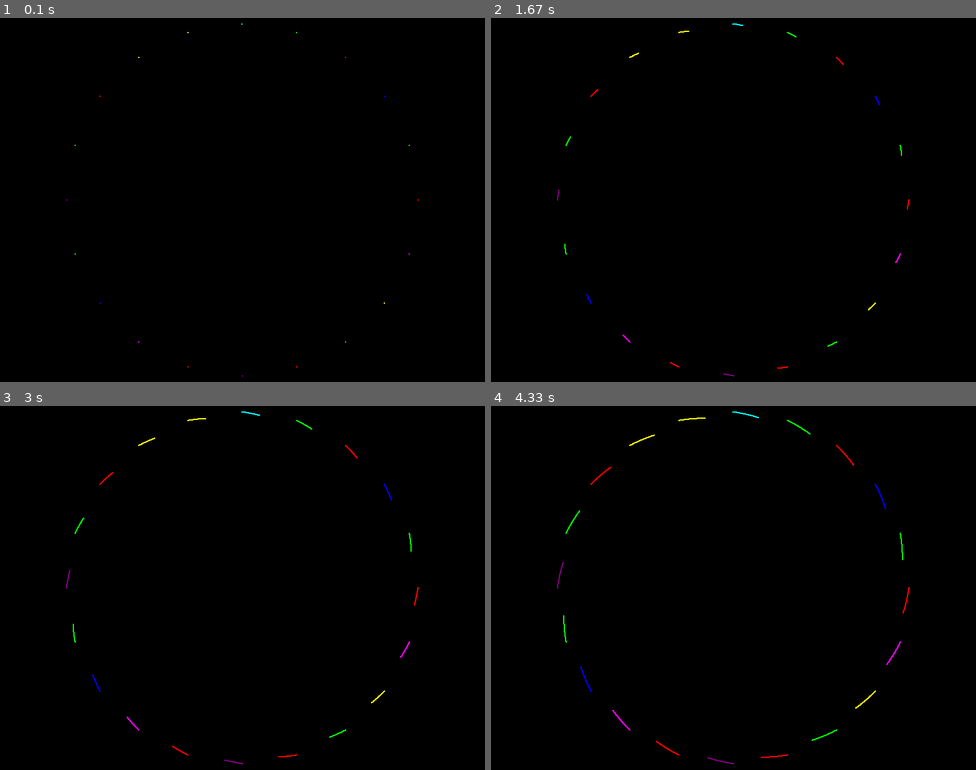
Above: before the commit, frames 1-4 (two rows, left to right).
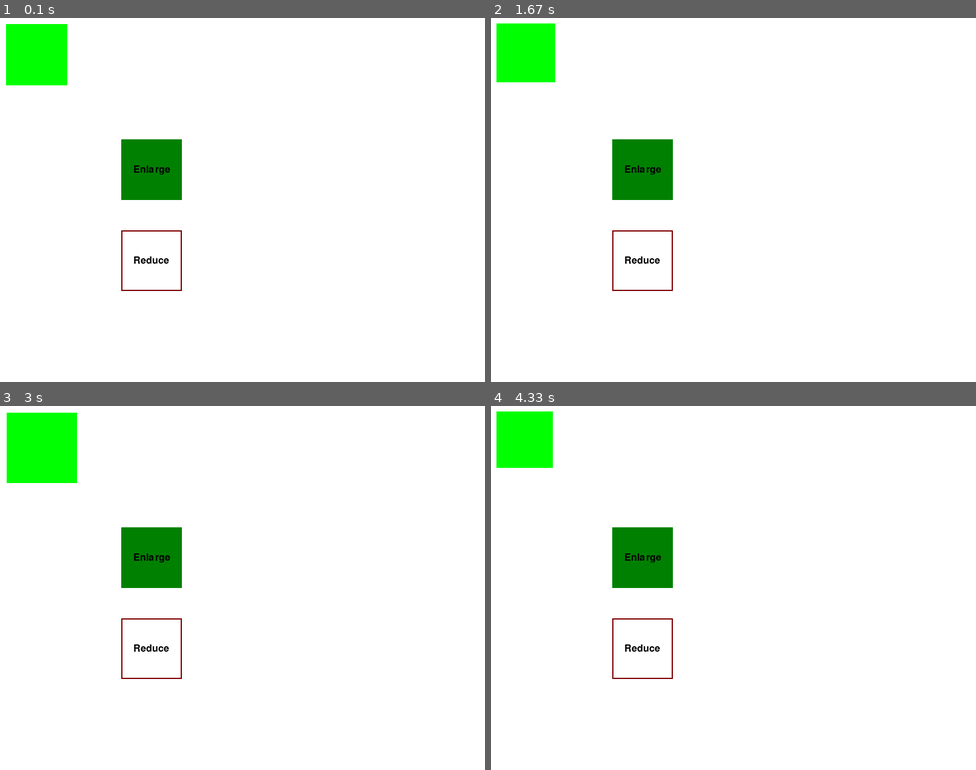
Above: after the commit, the same moments.

Repository: ZhekichCherep/mouse-s_project
Game: pygame game, started from main.py
The game is run twice, just before and just after one commit, with the same random seed, the same clock (stepped at 60 frames per second) and the same inputs.
Inputs (mouse positions are in pixels of both pictures, inside the frame that each line leads up to):
- Up to frame 1 (0.1 s): no input
- Up to frame 2 (1.67 s): click (641, 261) at 0.38 s, where only the run after the commit has a clickable "Reduce"; click (641, 170) at 0.72 s, where only the run after the commit has a clickable "Enlarge"
- Up to frame 3 (3 s): click (150, 558) at 2.15 s, where only the run after the commit has a clickable "Enlarge"
- Up to frame 4 (4.33 s): click (641, 649) at 3.58 s, where only the run after the commit has a clickable "Reduce"

The runs differ from the first frame. In frame 1, 100% of the frame differs, in the area x 0-100%, y 0-100%; in frame 2, 100%; in frame 3, 100%; in frame 4, 100%.

Commit message:
scaled matrix

Diff:
--- /dev/null
+++ b/linalg/matrix.py
@@ -0,0 +1,40 @@
+from linalg.vector import Vector2
+import numpy as np
+from typing import Iterable, Self
+
+class Matrix2D:
+    def __init__(self, vector1: Vector2 = None, vector2: Vector2 = None, data:Iterable=None) -> None: # так в python можно типизовать перменные и функции
+        if data is not None:
+            self.data = np.array(data)
+        else:
+            self.data = np.array([[vector1.x, vector2.x], [vector1.y, vector2.y]])
+
+         # тебе надо релизовать через чтение data. Посмотреть что такое Iterable, и как задаются списки в numpy
+
+
+    def __str__(self) -> str:
+        res = ''
+        for i in range(len(self.data)):
+            for j in range(len(self.data[0])):
+                res += self.data[i][j] + " "
+            res += '\n'
+
+        return res
+
+    def __matmul__(self, other) -> Self:
+        if isinstance(other, Matrix2D):
+            return Matrix2D(data=self.data @ other.data)
+        elif isinstance(other, Vector2):
+            x = self.data[0][0] * other.x + self.data[0][1] * other.y
+            y = self.data[1][0] * other.x + self.data[1][1] * other.y
+            return Vector2(x, y)
+        else:
+            return None
+
+    @classmethod
+    def rotate_matrix(cls, alpha: float) -> Self:
+        return Matrix2D(data=[[np.cos(alpha), -np.sin(alpha)], [np.sin(alpha), np.cos(alpha)]])
+
+    @classmethod
+    def scale_matrix(cls, scale: float) -> Self:
+        return Matrix2D(data=[[scale, 0], [0, scale]])
--- a/linalg/vector.py
+++ b/linalg/vector.py
@@ -24,9 +24,14 @@
         l=(self.x **2 + self.y**2)**0.5
         return Vector2(self.x / l, self.y / l)
 
+    def get_coordinates(self):
+        return self.x, self.y
+
     def __str__(self):
         return f"[{self.x},{self.y}]"
 
 
+
+
 '''
 И добавить способ на экране менять скорость (как добавить поле для ввода на экран можно у нейронки спрашивать)'''
--- a/main.py
+++ b/main.py
@@ -1,44 +1,13 @@
-import pygame
-import sys
-from linalg.vector import Vector2
-from pygame_controller.init_pygame import init_pygame
-from animations.from_circle_to_center import CircleAnimations
-clock = pygame.time.Clock()
-speed = 10
-st = ''
+from play_controller import PlayController
 
-def is_number(s):
-    try:
-        float(s)
-        return True
-    except ValueError:
-        return False
 
 
 if __name__ == "__main__":
+    play_controller = PlayController()
+    play_controller.run()
 
 
-    screen = init_pygame()
-
-    circ = CircleAnimations(20, screen)
-
-    while True:
-
-        for event in pygame.event.get():
-            if event.type == pygame.QUIT:
-                pygame.quit()
-                sys.exit()
-
-            elif event.type == pygame.KEYDOWN:
-                if is_number(event.unicode):
-                    st+=event.unicode
-
-                    # print (f'скорость {int(event.unicode)}')
-                elif event.key == pygame.K_RETURN:
-                    print(st)
-                    speed = int(st)
-                    st = ''
-        circ.draw()
-        circ.step()
-        pygame.display.flip()
-        clock.tick(speed)
+# You should fix some bugs. The first is while my square is enlarging in reducing it is also moving, that is not expected behavior
+# The second square is boring. I want see any polygon maybe star or any you want.
+# The third I want to have opportunity rotate polygon also like scale using matrix multiplication
+# Good luck
--- /dev/null
+++ b/play_controller.py
@@ -0,0 +1,60 @@
+import pygame as pg
+
+from linalg.vector import Vector2
+from pygame_controller.init_pygame import init_pygame
+from linalg.matrix import Matrix2D
+from screen_objects.buttons import create_scale_button, create_descale_button
+
+
+class PlayController:
+    def __init__(self, n_points: int=10):
+        self.screen = init_pygame()
+        self.p1 = Vector2(10, 10)
+        self.p2 = Vector2(110, 10)
+        self.p3 = Vector2(110, 110)
+        self.p4 = Vector2(10, 110)
+        self.scale_button = create_scale_button()
+        self.descale_button = create_descale_button()
+        self.font = pg.font.Font(None, 24)
+        self.scale_text = self.font.render("Enlarge", True, (0, 0, 0))
+        self.descale_text = self.font.render("Reduce", True, (0, 0, 0))
+        self.scale_text_rect = self.scale_text.get_rect(center=self.scale_button.center)
+        self.descale_text_rect = self.scale_text.get_rect(center=self.descale_button.center)
+
+        self.draw()
+
+
+    def scale_polygon(self, s):
+        scale_matrix = Matrix2D.scale_matrix(s)
+        self.p1 = scale_matrix @ self.p1
+        self.p2 = scale_matrix @ self.p2
+        self.p3 = scale_matrix @ self.p3
+        self.p4 = scale_matrix @ self.p4
+
+    def draw(self):
+        pg.draw.polygon(self.screen, (0, 255, 0), (
+            self.p1.get_coordinates(), self.p2.get_coordinates(), self.p3.get_coordinates(), self.p4.get_coordinates()
+        ))
+
+    def run(self):
+        running = True
+        clock = pg.time.Clock()
+        while running:
+
+            for event in pg.event.get():
+                if event.type == pg.QUIT:
+                    running = False
+                elif event.type == pg.MOUSEBUTTONDOWN and event.button == 1:
+                    if self.scale_button.collidepoint(event.pos):
+                        self.scale_polygon(1.2)
+                    elif self.descale_button.collidepoint(event.pos):
+                        self.scale_polygon(0.8)
+
+            self.screen.fill((255, 255, 255))
+            pg.draw.rect(self.screen, (0, 128, 0), self.scale_button)
+            pg.draw.rect(self.screen, (128, 0, 0), self.descale_button, 2)
+            self.screen.blit(self.scale_text, self.scale_text_rect)
+            self.screen.blit(self.descale_text, self.descale_text_rect)
+            self.draw()
+            pg.display.flip()
+            clock.tick(60)
--- /dev/null
+++ b/screen_objects/buttons.py
@@ -0,0 +1,9 @@
+import pygame as pg
+
+def create_scale_button():
+    button = pg.Rect(200, 200, 100, 100)
+    return button
+
+def create_descale_button():
+    button = pg.Rect(200, 350, 100, 100)
+    return button
--- /dev/null
+++ b/utils.py
@@ -0,0 +1,6 @@
+def is_number(s):
+    try:
+        float(s)
+        return True
+    except ValueError:
+        return False
Binary file changed: requirements.txt
